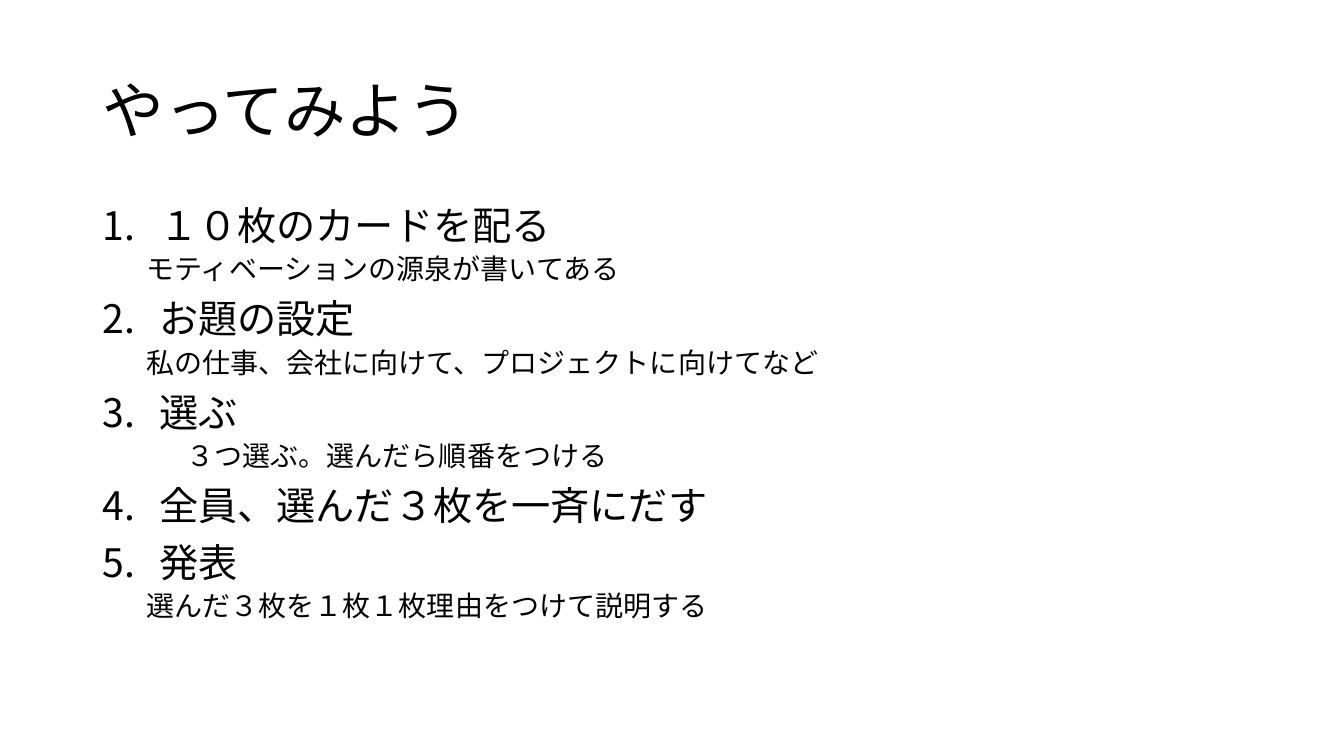
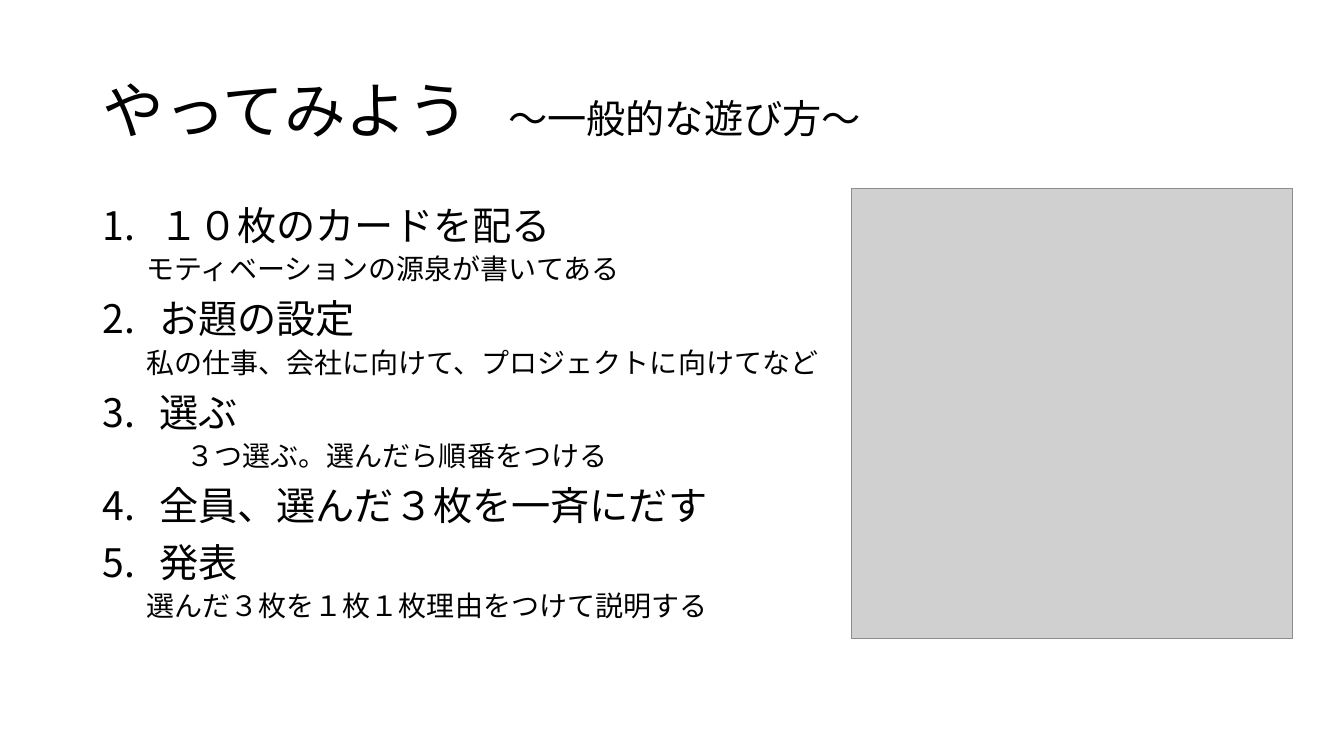
Before and after one commit to warumonogakari/warumono, a slide deck: slide 6 of ValueCard/ValueCardPoker.pptx. Drawn at 1344x756 pixels with LibreOffice and Linux fonts; fonts in the diff are those of the drawing; grey boxes stand for pictures. Boxes give left, top, right and bottom in pixels: in the first picture for what was removed or moved away, otherwise in the second. Text is boxed around its words. In the diff, an @@ line names an element or a change of style, - is before the commit and + after.

```diff
--- a/ValueCard/ValueCardPoker.pptx
+++ b/ValueCard/ValueCardPoker.pptx
@@ title at [102,83,860,137]: text changed; size 44 to 28 pt @@
-やってみよう
+やってみよう ～一般的な遊び方～
@@ picture added at [852,189,1293,638] @@
```
Also in this commit, not shown: 2 other slides changed, 4 slides added, 16 other files.
